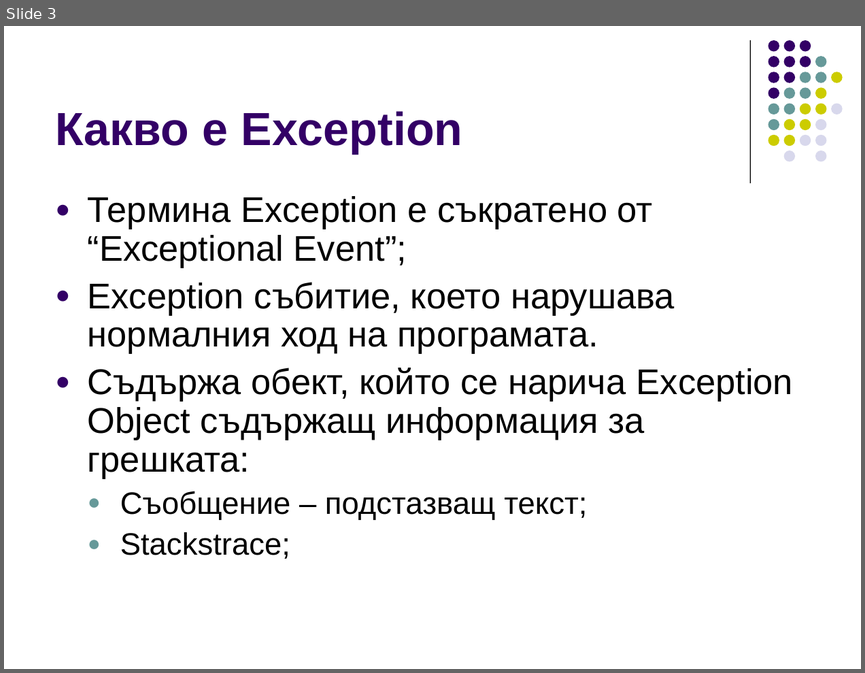
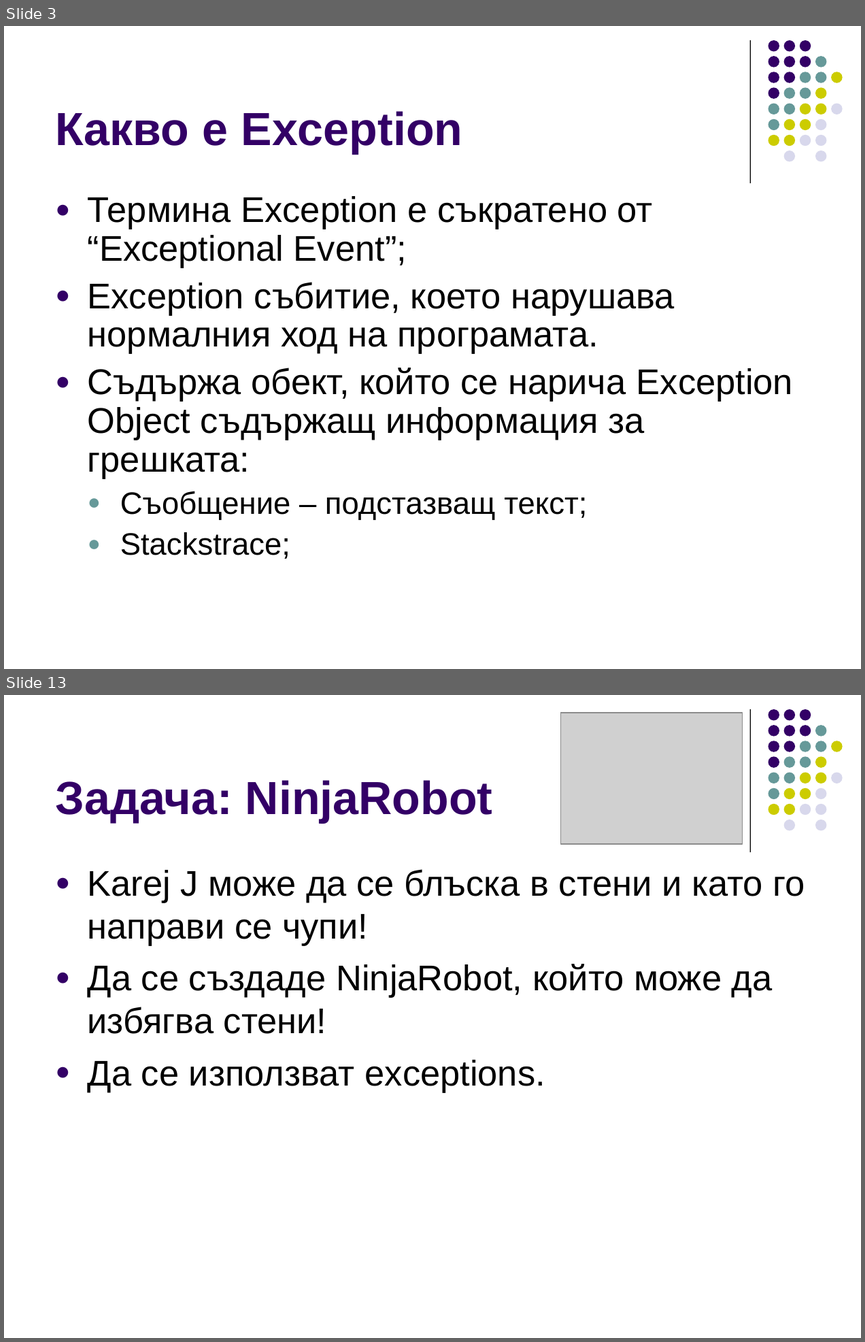
Before and after one commit to ivorusev/startup-factory-java-course, a slide deck: 3-Exceptions.ppt. Shown one above the other, each under a label of ours: slide 3 before the commit, slides 3 and 13 after it; the slides between them are not shown. The pictures are 865x673 and 865x1342 pixels, drawn with LibreOffice and Linux fonts; fonts in the diff are those of the drawing; grey boxes stand for pictures. Boxes give left, top, right and bottom in pixels: in the first picture for what was removed or moved away, otherwise in the second. Text is boxed around its words. In the diff, an @@ line names an element or a change of style, - is before the commit and + after.

Commit message:
some more slides for exceptions

```diff
--- a/3-Exceptions.ppt
+++ b/3-Exceptions.ppt
@@ slide 13 added at (4,695,861,1338), background #FFFFFF; not listed: 32 template elements that a slide beside it also shows @@
@@ picture added at (561,713,742,844) @@
@@ title added at (55,780,493,822), 39 pt, text #330066, bold @@
+Задача: NinjaRobot
@@ text added at (88,869,805,1093), 30 pt, text #000000 @@
+● Karej J може да се блъска в стени и като го направи се чупи!
+● Да се създаде NinjaRobot, който може да избягва стени!
+● Да се използват exceptions.
```
Also in this commit, not shown: 1 slide changed, 8 other slides added, 1 slide removed.
